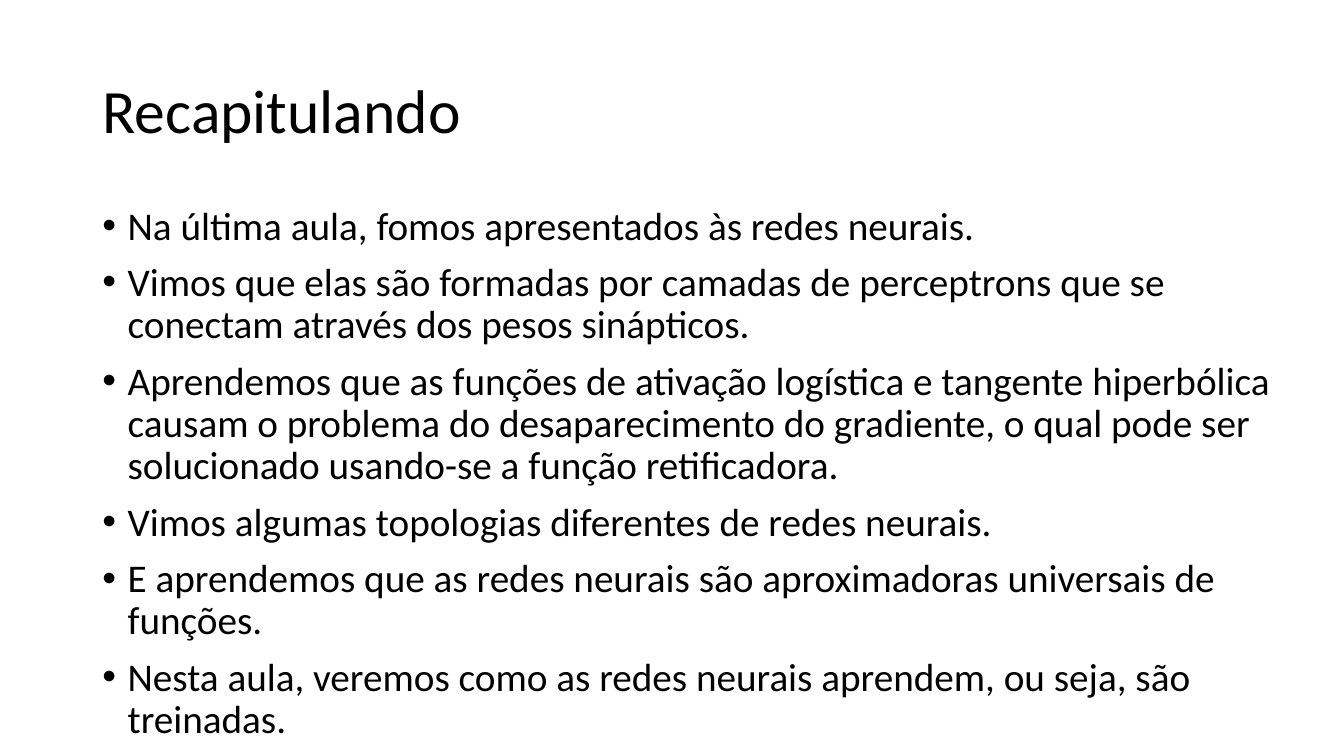
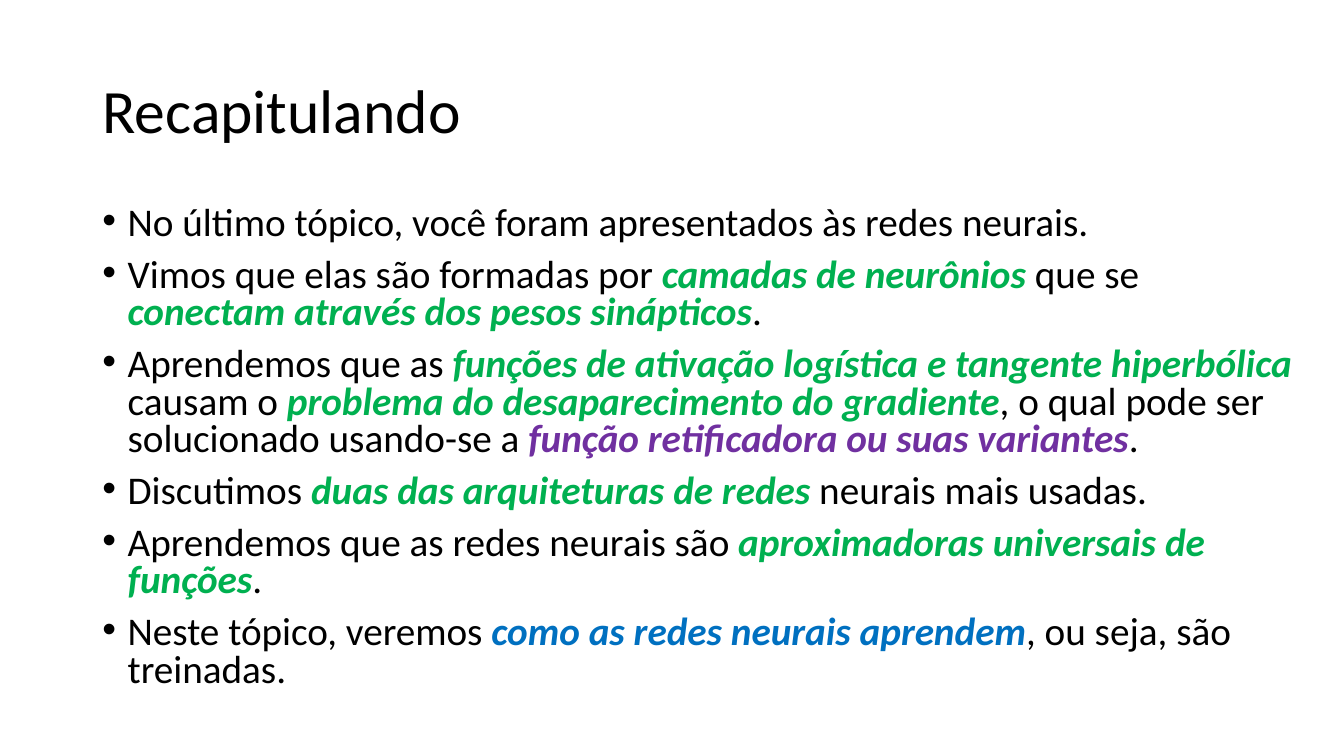
Before and after one commit to zz4fap/t320_aprendizado_de_maquina, a slide deck: slide 2 of slides/T320_Redes_Neurais_Artificiais (Parte III).pptx. Drawn at 1344x756 pixels with LibreOffice and Linux fonts; fonts in the diff are those of the drawing. Boxes give left, top, right and bottom in pixels: in the first picture for what was removed or moved away, otherwise in the second. Text is boxed around its words. In the diff, an @@ line names an element or a change of style, - is before the commit and + after.

```diff
--- a/slides/T320_Redes_Neurais_Artificiais (Parte III).pptx
+++ b/slides/T320_Redes_Neurais_Artificiais (Parte III).pptx
@@ text at bbox=[128, 208, 1292, 684]: text changed; bold on; italic on @@
-• Na última aula, fomos apresentados às redes neurais.
-• Vimos que elas são formadas por camadas de perceptrons que se conectam através dos pesos sinápticos.
-• Aprendemos que as funções de ativação logística e tangente hiperbólica causam o problema do desaparecimento do gradiente, o qual pode ser solucionado usando-se a função retificadora.
-• Vimos algumas topologias diferentes de redes neurais.
-• E aprendemos que as redes neurais são aproximadoras universais de funções.
-• Nesta aula, veremos como as redes neurais aprendem, ou seja, são treinadas.
+• No último tópico, você foram apresentados às redes neurais.
+• Vimos que elas são formadas por camadas de neurônios que se conectam através dos pesos sinápticos.
+• Aprendemos que as funções de ativação logística e tangente hiperbólica causam o problema do desaparecimento do gradiente, o qual pode ser solucionado usando-se a função retificadora ou suas variantes.
+• Discutimos duas das arquiteturas de redes neurais mais usadas.
+• Aprendemos que as redes neurais são aproximadoras universais de funções.
+• Neste tópico, veremos como as redes neurais aprendem, ou seja, são treinadas.
```
Also in this commit, not shown: 10 other slides changed, 7 slides added, 1 slide removed, 2 other files.
